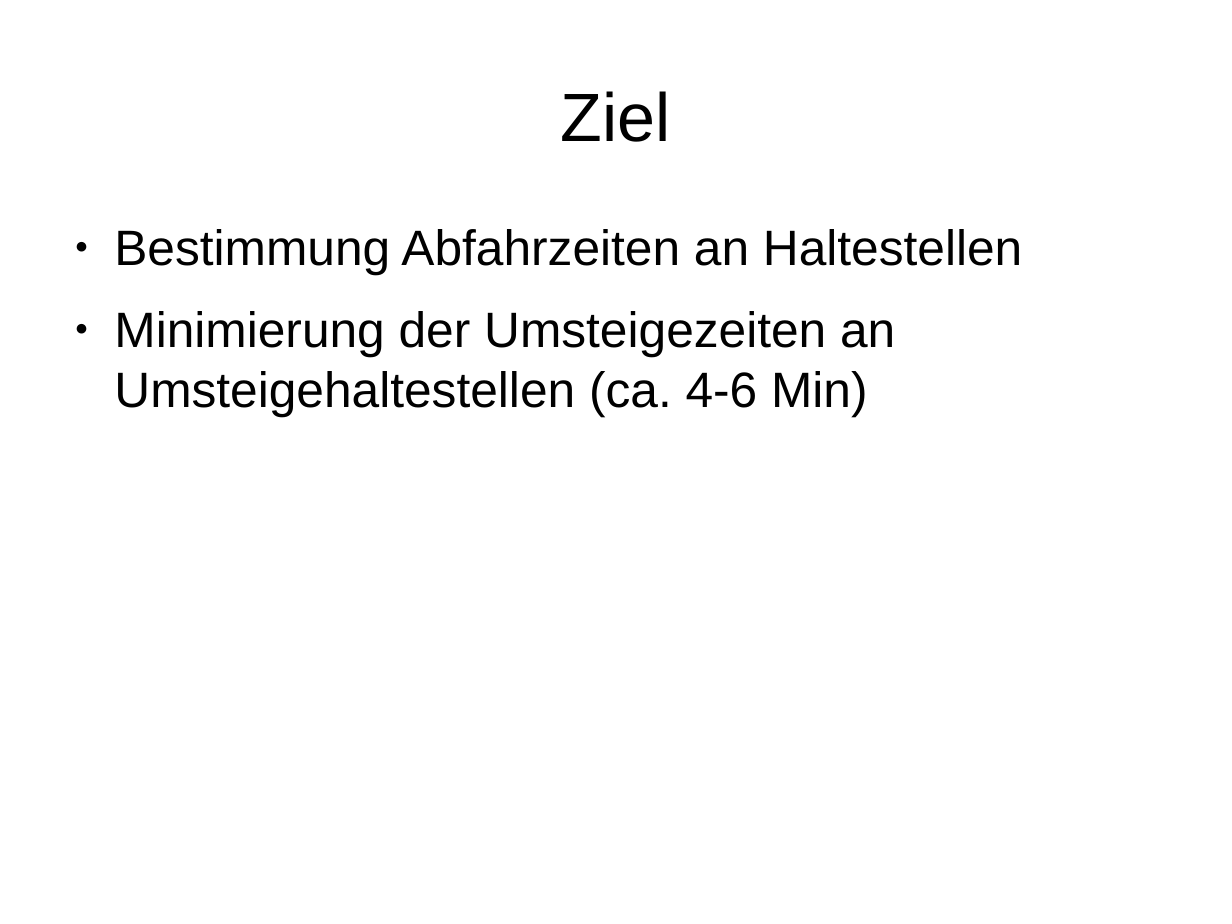
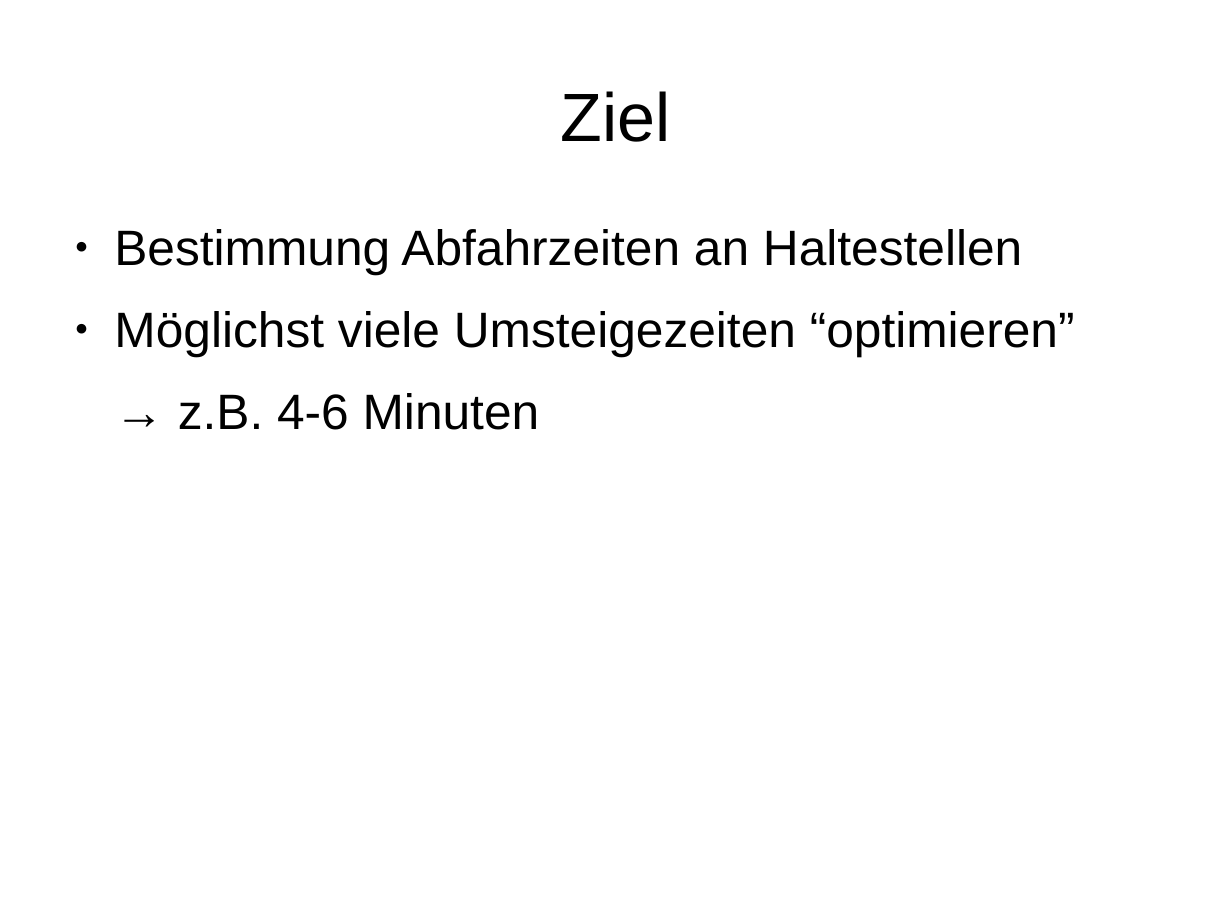
Before and after one commit to alkern/FahrplanASP, a slide deck: slide 3 of docs/presentation.odp. Drawn at 1232x924 pixels with LibreOffice and Linux fonts; fonts in the diff are those of the drawing. Boxes give left, top, right and bottom in pixels: in the first picture for what was removed or moved away, otherwise in the second. Text is boxed around its words. In the diff, an @@ line names an element or a change of style, - is before the commit and + after.

```diff
--- a/docs/presentation.odp
+++ b/docs/presentation.odp
@@ text at <box>114,311,1075,430</box>: text changed @@
-● Minimierung der Umsteigezeiten an Umsteigehaltestellen (ca. 4-6 Min)
+● Möglichst viele Umsteigezeiten “optimieren”
+→ z.B. 4-6 Minuten
```
Also in this commit, not shown: 1 other slide changed, 2 other files.
